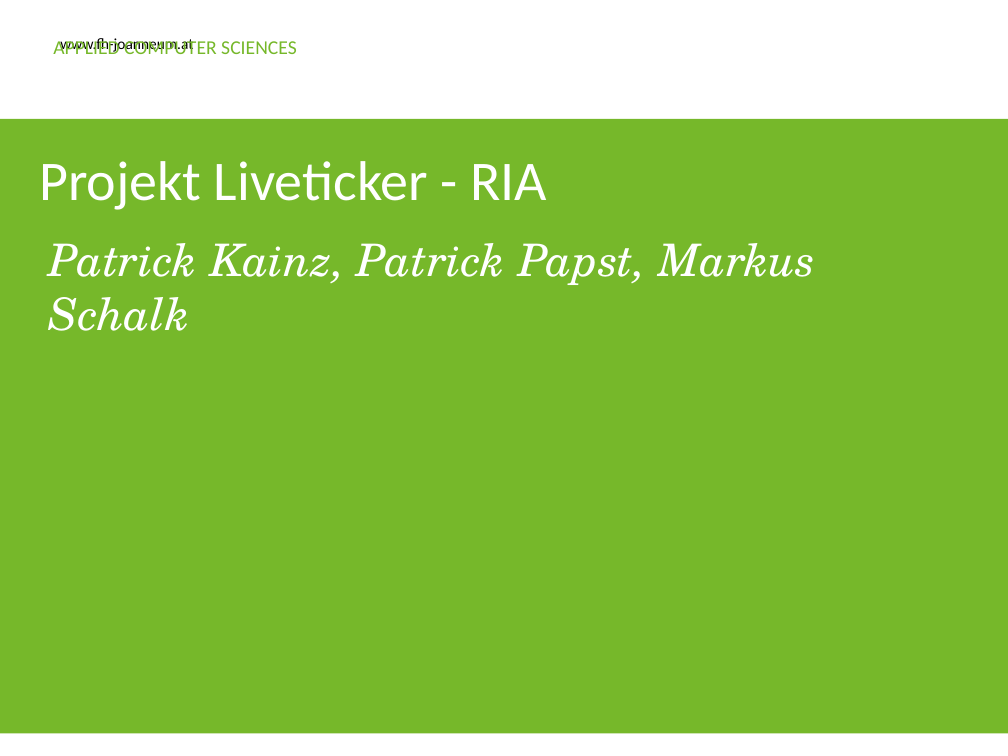
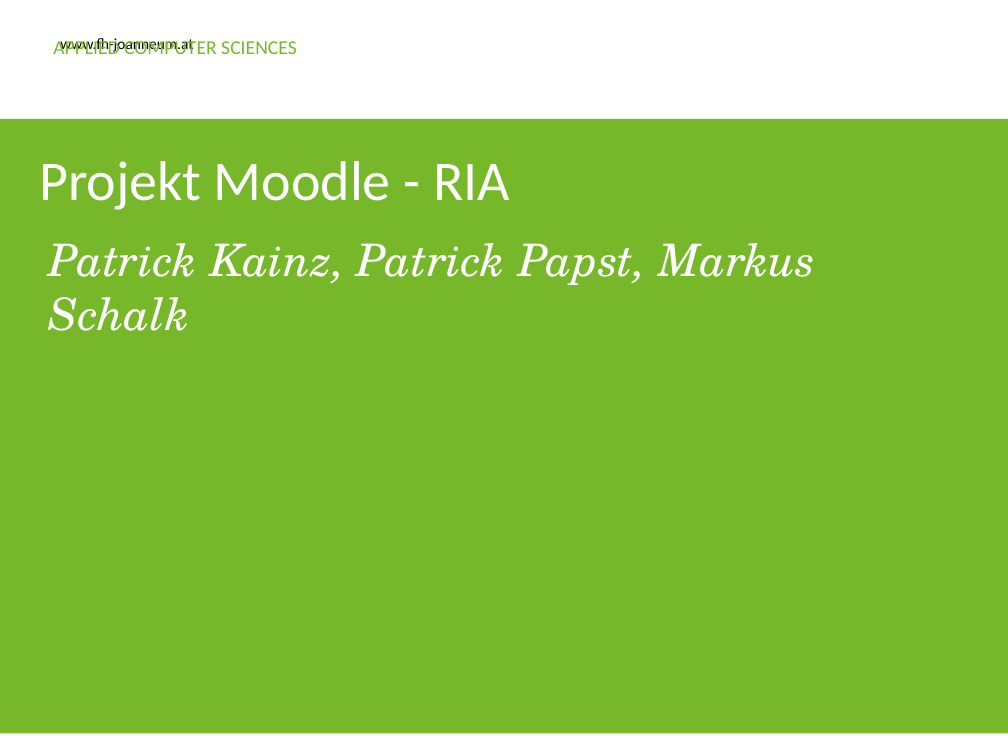
Before and after one commit to papstpat14/ria_app, a slide deck: slide 1 of doc/moodle_presentation.pptx. Drawn at 1008x756 pixels with LibreOffice and Linux fonts; fonts in the diff are those of the drawing; background and template pictures are left out. Boxes give left, top, right and bottom in pixels: in the first picture for what was removed or moved away, otherwise in the second. Text is boxed around its words. In the diff, an @@ line names an element or a change of style, - is before the commit and + after.

```diff
--- a/doc/moodle_presentation.pptx
+++ b/doc/moodle_presentation.pptx
@@ title at (39, 161, 510, 210): text changed @@
-Projekt Liveticker - RIA
+Projekt Moodle - RIA
```
Also in this commit, not shown: 1 other slide changed, 1 slide added, 2 other files.
